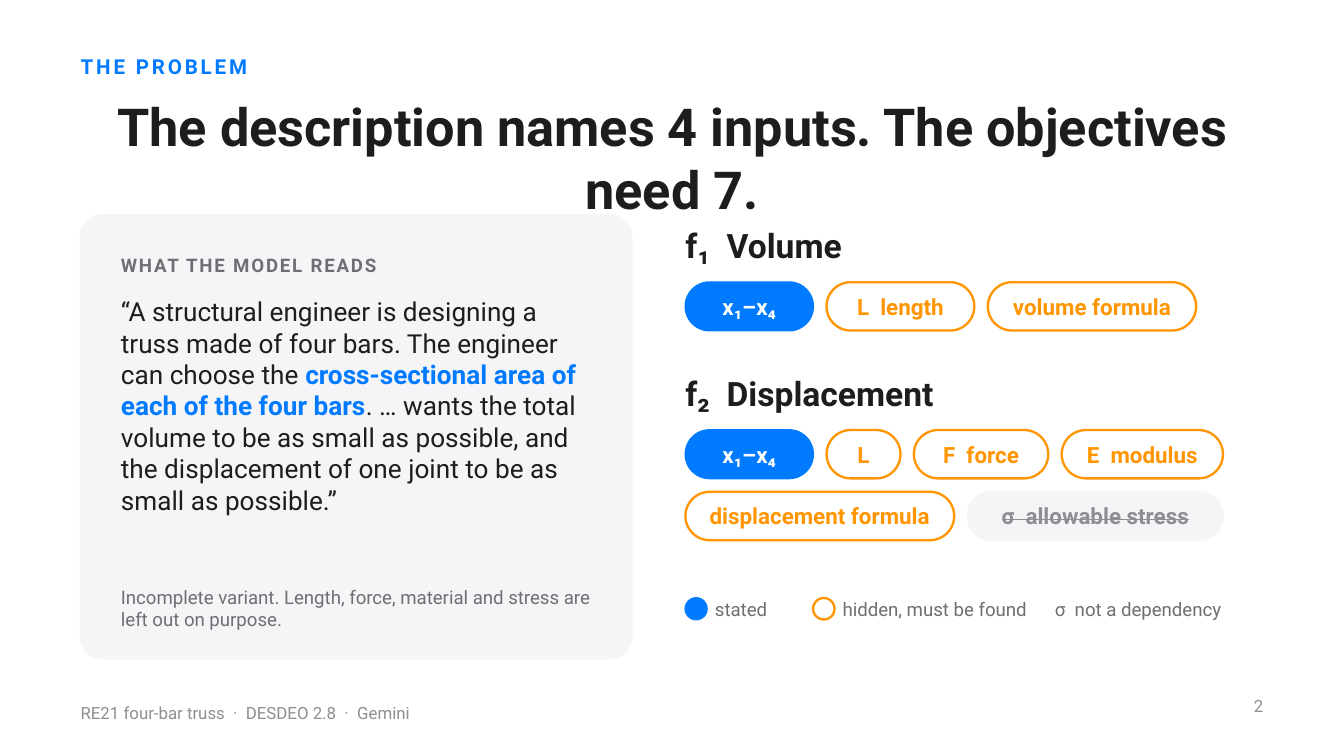
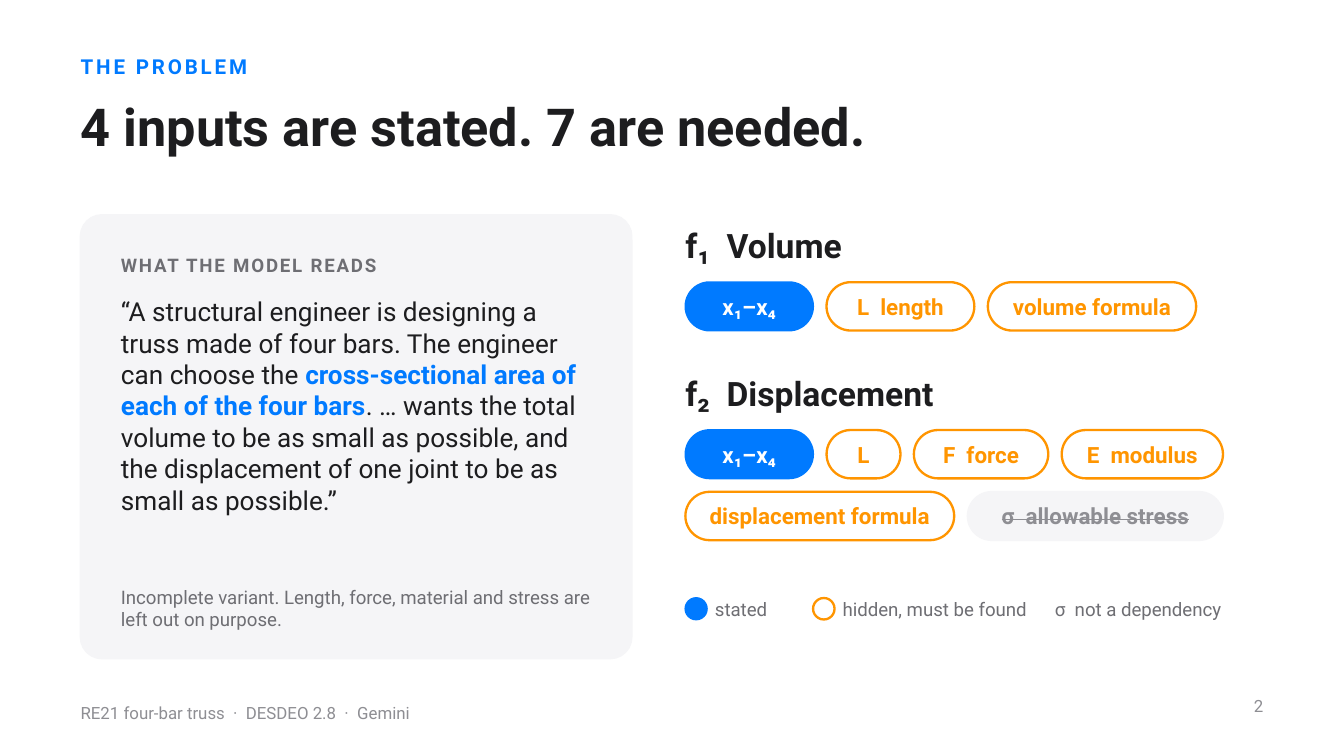
Before and after one commit to haben-ai/Objective-Dependency-RAG, a slide deck: slide 2 of docs/advisor_presentation.pptx. Drawn at 1344x756 pixels with LibreOffice and Linux fonts; fonts in the diff are those of the drawing. Boxes give left, top, right and bottom in pixels: in the first picture for what was removed or moved away, otherwise in the second. Text is boxed around its words. In the diff, an @@ line names an element or a change of style, - is before the commit and + after.

```diff
--- a/docs/advisor_presentation.pptx
+++ b/docs/advisor_presentation.pptx
@@ title at (x1=81, y1=106, x2=865, y2=157): text changed @@
-The description names 4 inputs. The objectives need 7.
+4 inputs are stated. 7 are needed.
```
Also in this commit, not shown: 6 other slides changed, 1 other file.
